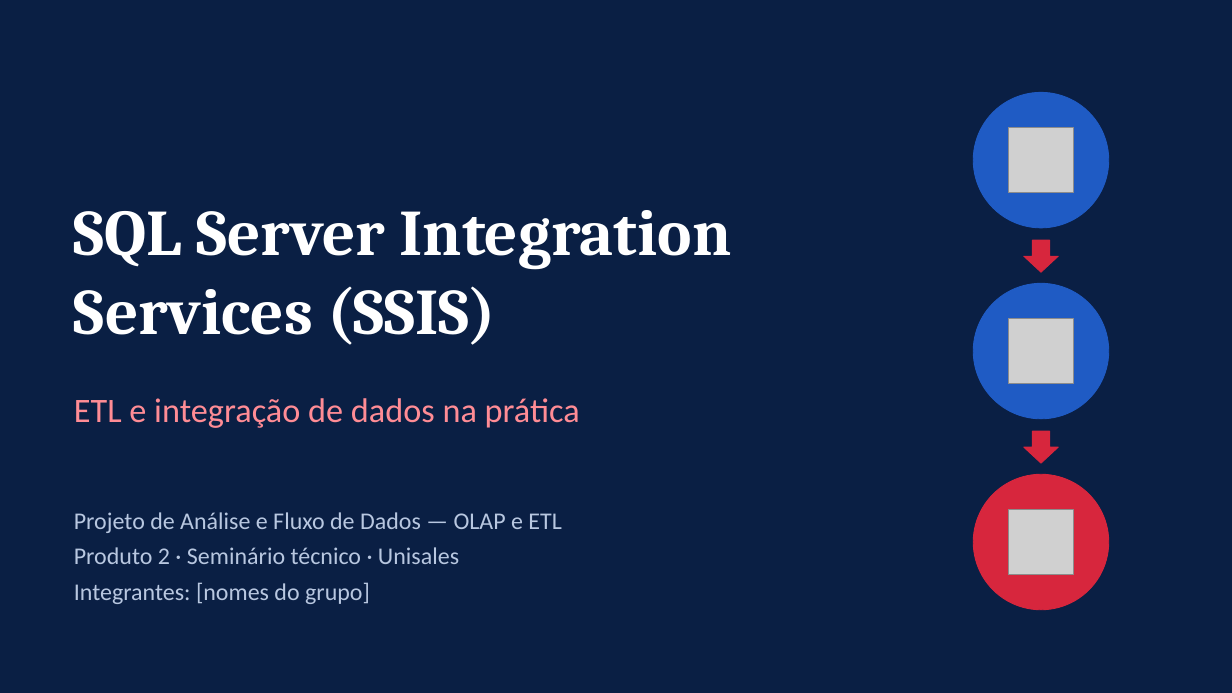
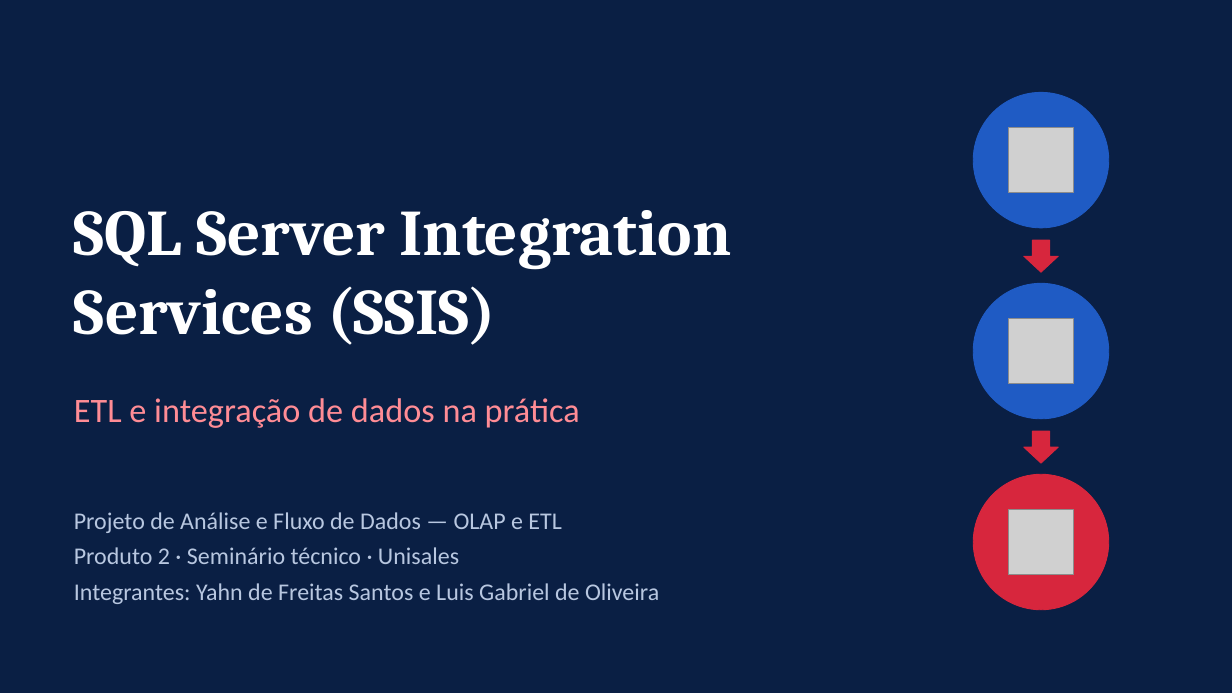
Before and after one commit to Yahnfs/Projeto-de-Analise-e-Fluxo-de-Dados-OLAP-e-ETL, a slide deck: slide 1 of Seminario_SSIS.pptx. Drawn at 1232x693 pixels with LibreOffice and Linux fonts; fonts in the diff are those of the drawing; grey boxes stand for pictures. Boxes give left, top, right and bottom in pixels: in the first picture for what was removed or moved away, otherwise in the second. Text is boxed around its words. In the diff, an @@ line names an element or a change of style, - is before the commit and + after.

Commit message:
Slides: nomes dos integrantes na capa

```diff
--- a/Seminario_SSIS.pptx
+++ b/Seminario_SSIS.pptx
@@ text at [74, 583, 659, 604]: text changed @@
-Integrantes: [nomes do grupo]
+Integrantes: Yahn de Freitas Santos e Luis Gabriel de Oliveira
```
Also in this commit, not shown: 1 other slide changed.
